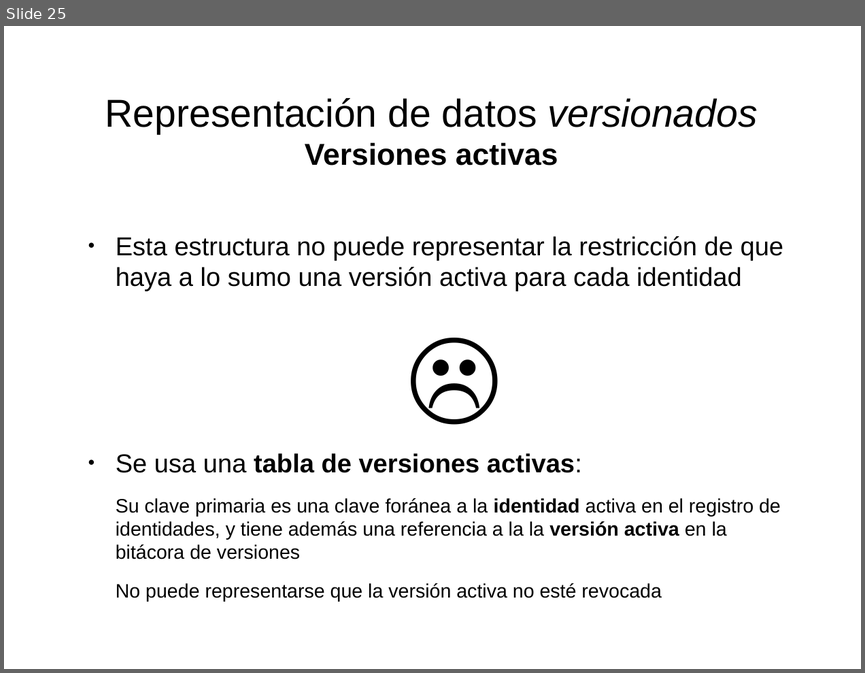
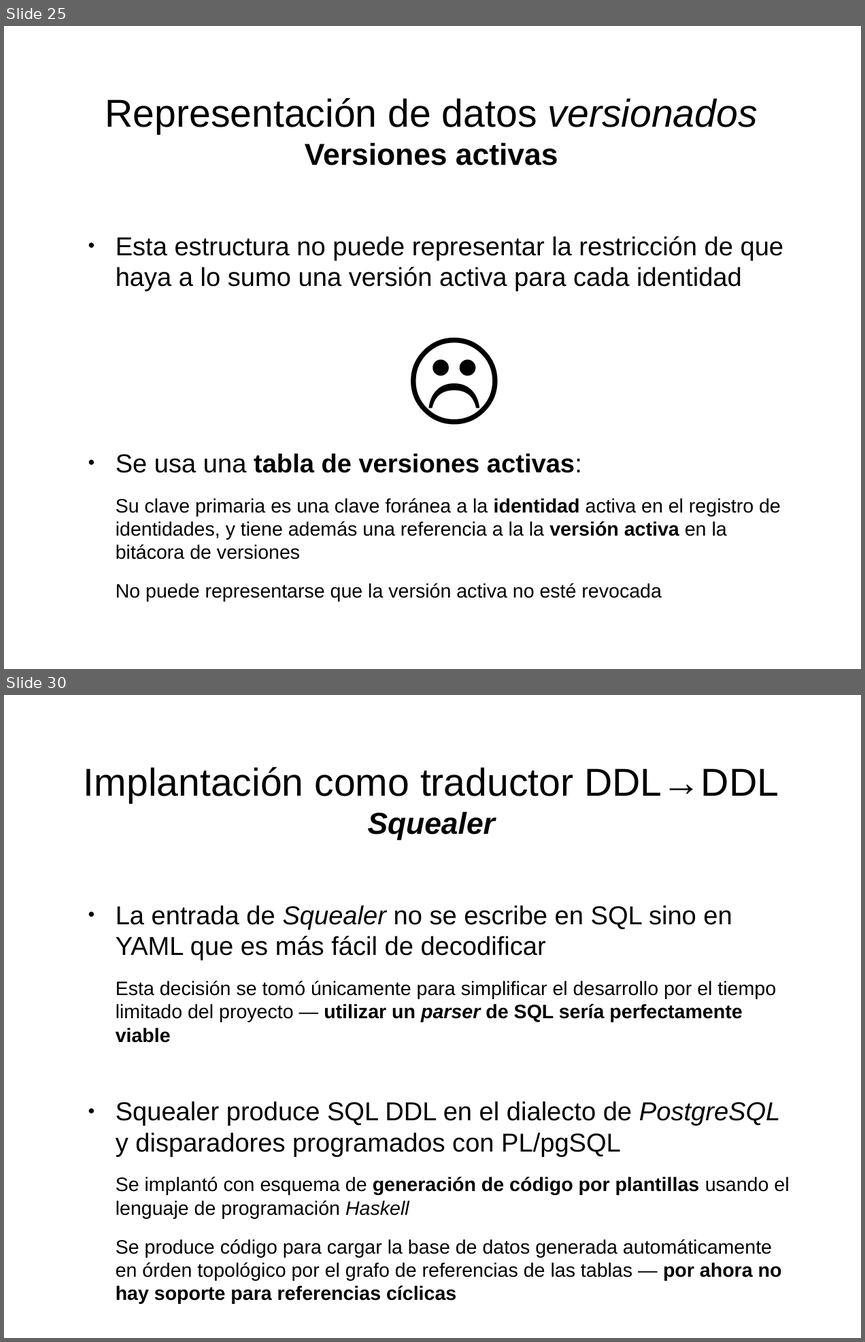
Before and after one commit to mgomezch/libro, a slide deck: láminas/láminas.odp. Shown one above the other, each under a label of ours: slide 25 before the commit, slides 25 and 30 after it; the slides between them are not shown. The pictures are 865x673 and 865x1342 pixels, drawn with LibreOffice and Linux fonts; fonts in the diff are those of the drawing. Boxes give left, top, right and bottom in pixels: in the first picture for what was removed or moved away, otherwise in the second. Text is boxed around its words. In the diff, an @@ line names an element or a change of style, - is before the commit and + after.

Commit message:
Capítulo de Squealer listo

```diff
--- a/láminas/láminas.odp
+++ b/láminas/láminas.odp
@@ slide 30 added at [4, 695, 861, 1338], background #FFFFFF @@
@@ title added at [84, 767, 779, 840], 36 pt, text #000000 @@
+Implantación como traductor DDL→DDL
+Squealer
@@ text added at [116, 905, 789, 1280], 18 pt, text #000000 @@
+● La entrada de Squealer no se escribe en SQL sino en YAML que es más fácil de decodificar
+Esta decisión se tomó únicamente para simplificar el desarrollo por el tiempo limitado del proyecto — utilizar un parser de SQL sería perfectamente viable
+● Squealer produce SQL DDL en el dialecto de PostgreSQL y disparadores programados con PL/pgSQL
+Se implantó con esquema de generación de código por plantillas usando el lenguaje de programación Haskell
+Se produce código para cargar la base de datos generada automáticamente en órden topológico por el grafo de referencias de las tablas — por ahora no hay soporte para referencias cíclicas
```
Also in this commit, not shown: 1 slide changed, 5 other slides added.
